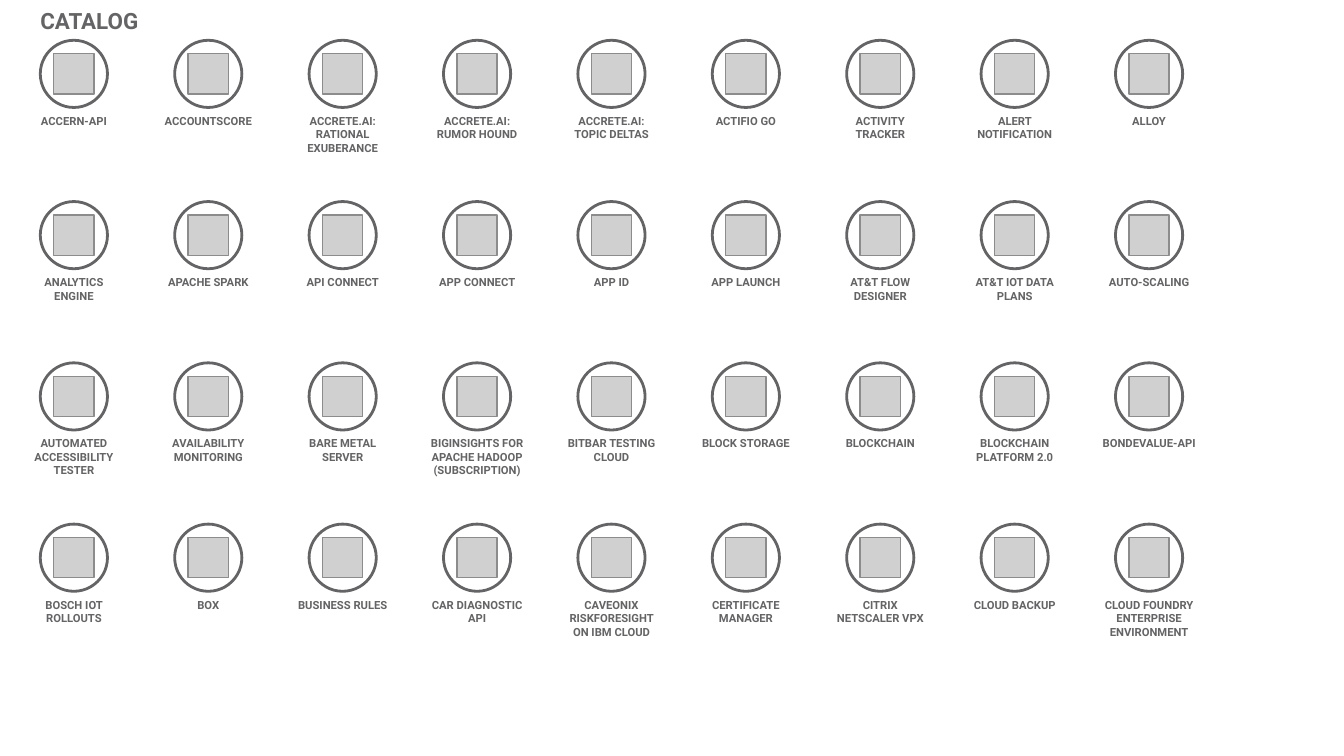
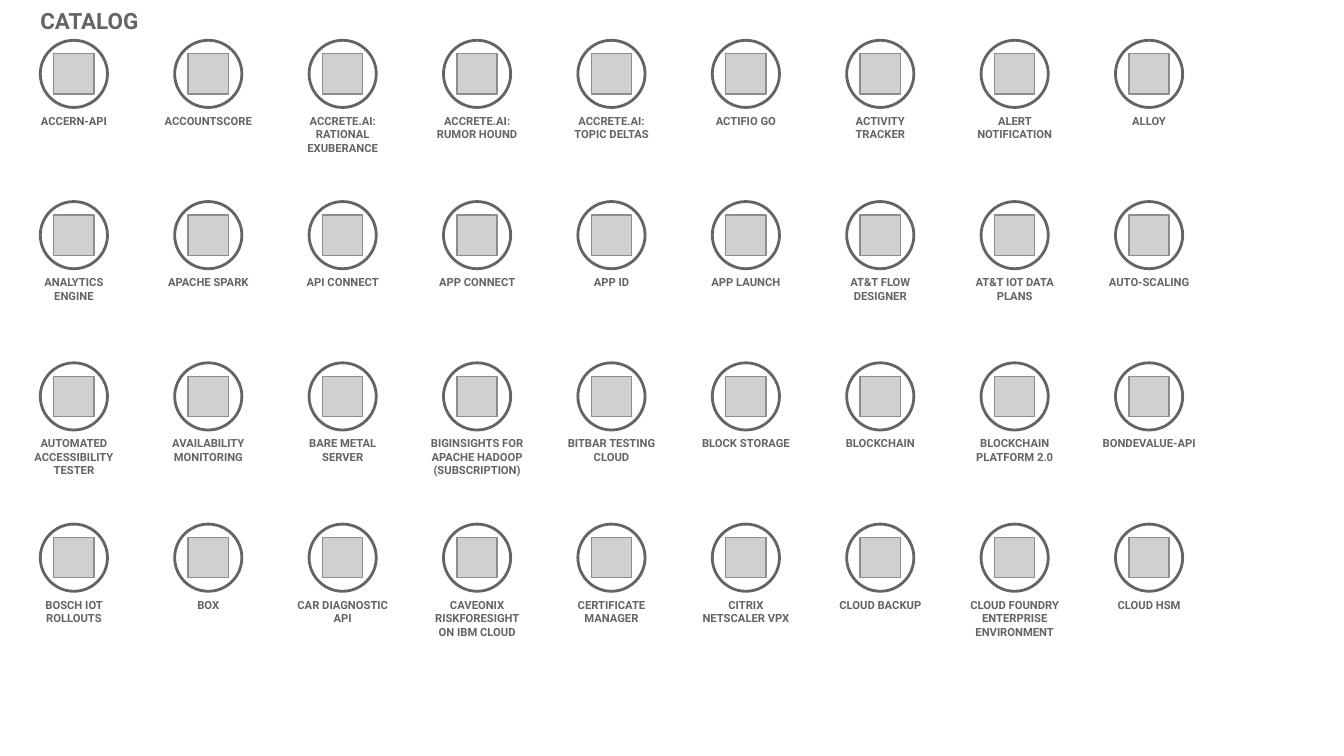
Before and after one commit to l2fprod/myarchitecture, a slide deck: slide 3 of mycatalog-architecture-diagram-template.pptx. Drawn at 1344x756 pixels with LibreOffice and Linux fonts; fonts in the diff are those of the drawing; grey boxes stand for pictures. Boxes give left, top, right and bottom in pixels: in the first picture for what was removed or moved away, otherwise in the second. Text is boxed around its words. In the diff, an @@ line names an element or a change of style, - is before the commit and + after.

```diff
--- a/mycatalog-architecture-diagram-template.pptx
+++ b/mycatalog-architecture-diagram-template.pptx
@@ 4 texts moved together from (x1=432, y1=601, x2=923, y2=636) to (x1=297, y1=601, x2=789, y2=636) @@
@@ text removed at (x1=298, y1=601, x2=388, y2=609) @@
-BUSINESS RULES
@@ text added at (x1=839, y1=601, x2=922, y2=609), 6 pt, text #646365, bold @@
+CLOUD BACKUP
@@ text at (x1=970, y1=601, x2=1059, y2=636): text changed @@
-CLOUD BACKUP
+CLOUD FOUNDRY ENTERPRISE ENVIRONMENT
@@ text at (x1=1118, y1=601, x2=1181, y2=609): text changed @@
-CLOUD FOUNDRY ENTERPRISE ENVIRONMENT
+CLOUD HSM
```
Also in this commit, not shown: 19 other slides changed.
